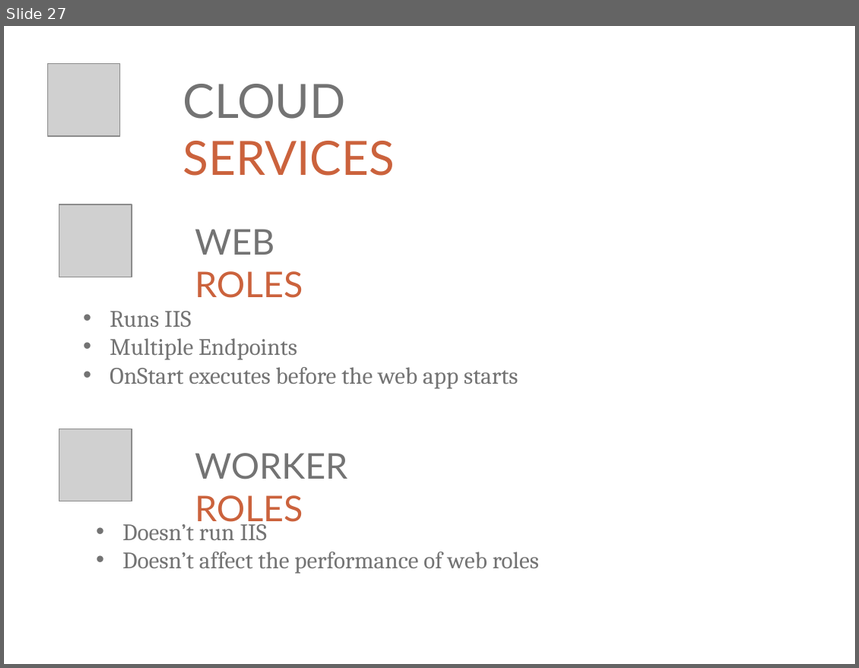
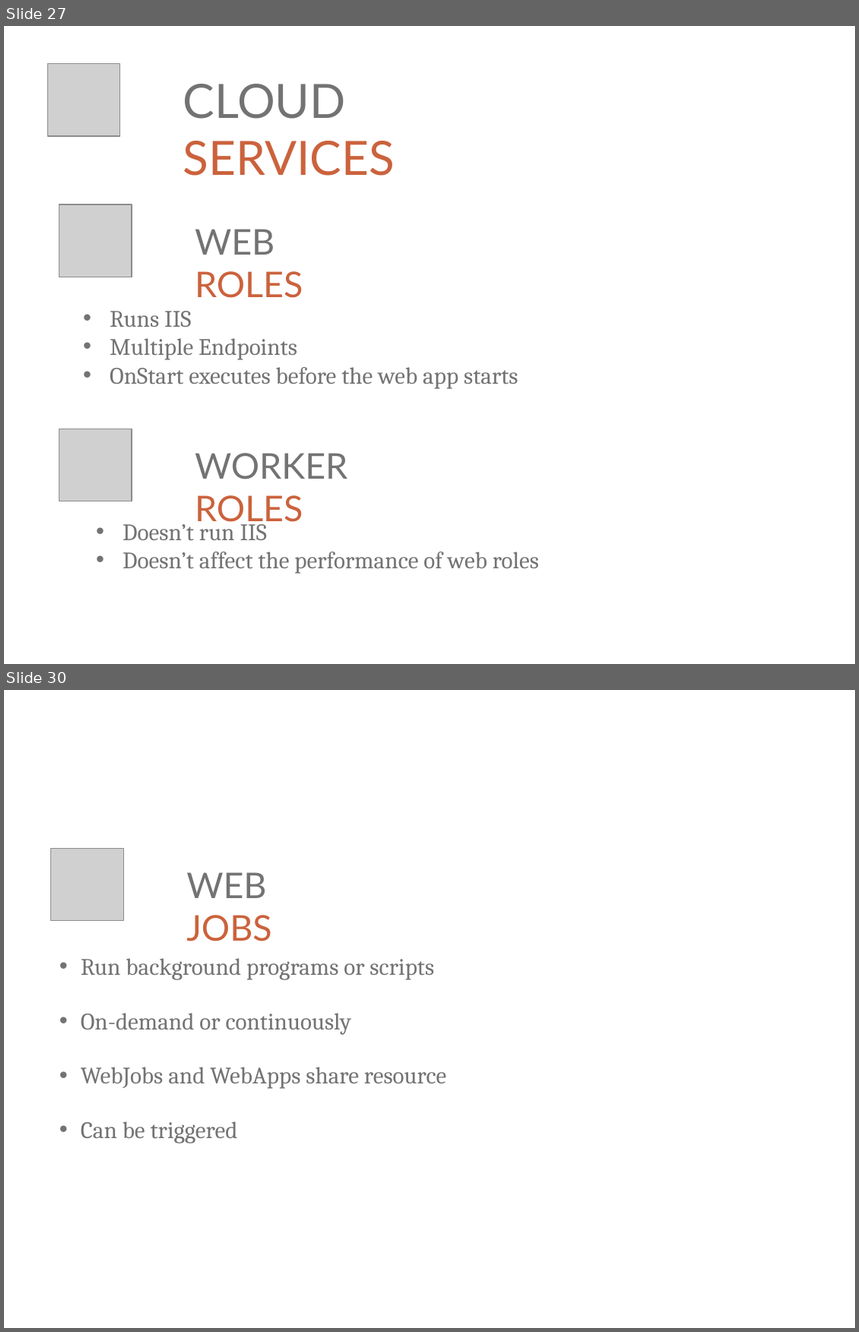
Before and after one commit to ritasker/Presentations-Archive, a slide deck: Current/Azure The Good Parts Web Apps/AzureTheGoodParts-WebApps.pptx. Shown one above the other, each under a label of ours: slide 27 before the commit, slides 27 and 30 after it; the slides between them are not shown. The pictures are 859x668 and 859x1332 pixels, drawn with LibreOffice and Linux fonts; fonts in the diff are those of the drawing; grey boxes stand for pictures; background and template pictures are left out. Boxes give left, top, right and bottom in pixels: in the first picture for what was removed or moved away, otherwise in the second. Text is boxed around its words. In the diff, an @@ line names an element or a change of style, - is before the commit and + after.

```diff
--- a/Current/Azure The Good Parts Web Apps/AzureTheGoodParts-WebApps.pptx
+++ b/Current/Azure The Good Parts Web Apps/AzureTheGoodParts-WebApps.pptx
@@ slide 30 added at [4, 690, 855, 1328], background picture (left out) @@
@@ picture added at [51, 848, 123, 921] @@
@@ text added at [186, 872, 272, 942], 30 pt, text #CB623C @@
+WEB JOBS
@@ text added at [81, 958, 446, 1144], 20 pt, text #737373 @@
+• Run background programs or scripts
+• On-demand or continuously
+• WebJobs and WebApps share resource
+• Can be triggered
```
Also in this commit, not shown: 5 slides changed, 4 other slides added, 2 other files.
